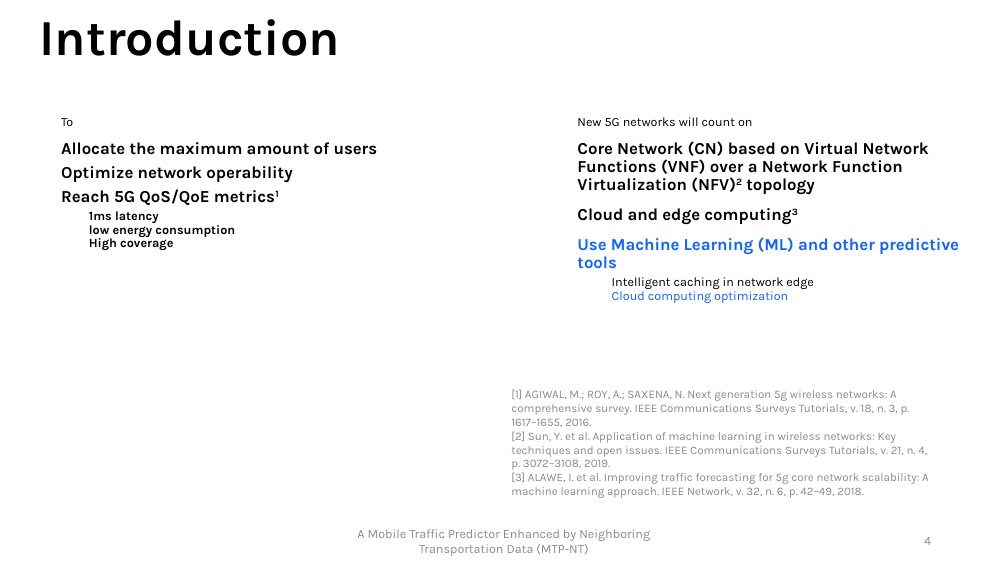
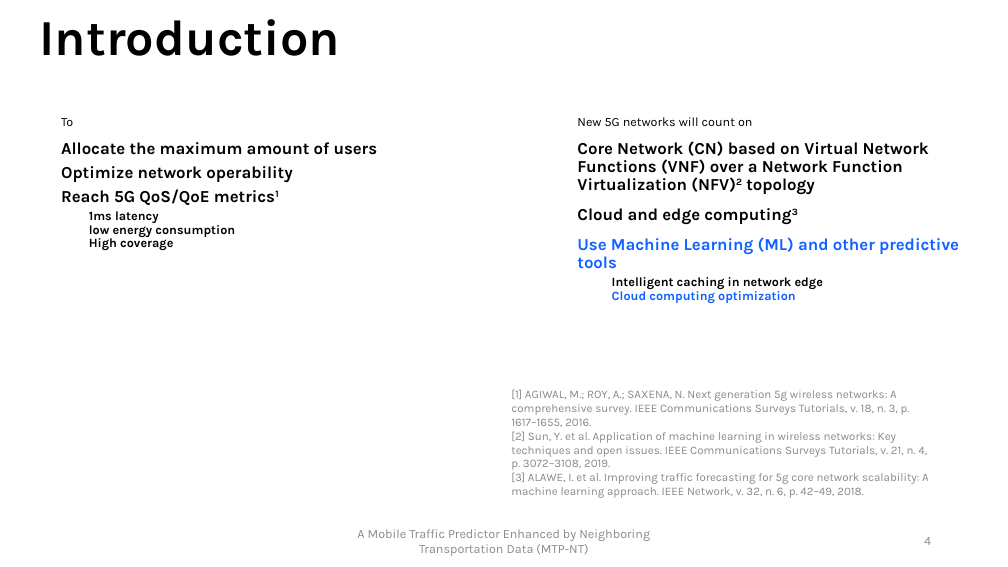
Before and after one commit to PatrickLdA/milan-telecom-analysis, a slide deck: slide 4 of defesa.pptx. Drawn at 1008x567 pixels with LibreOffice and Linux fonts; fonts in the diff are those of the drawing. Boxes give left, top, right and bottom in pixels: in the first picture for what was removed or moved away, otherwise in the second. Text is boxed around its words. In the diff, an @@ line names an element or a change of style, - is before the commit and + after.

```diff
--- a/defesa.pptx
+++ b/defesa.pptx
@@ text "Intelligent caching in network edge" at (612,277,823,303): bold on @@
```
Also in this commit, not shown: 2 other slides changed, 5 slides added.
